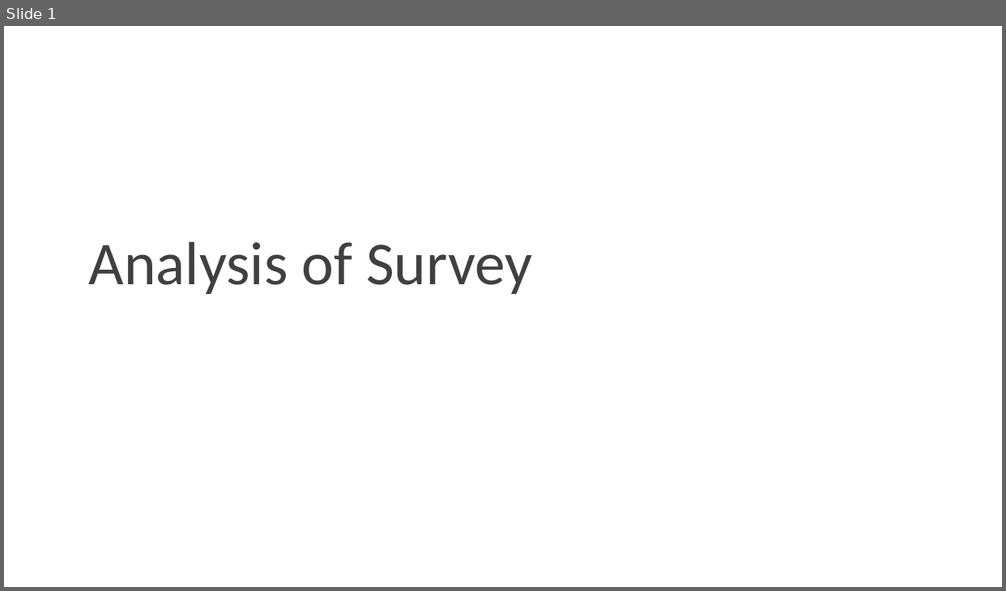
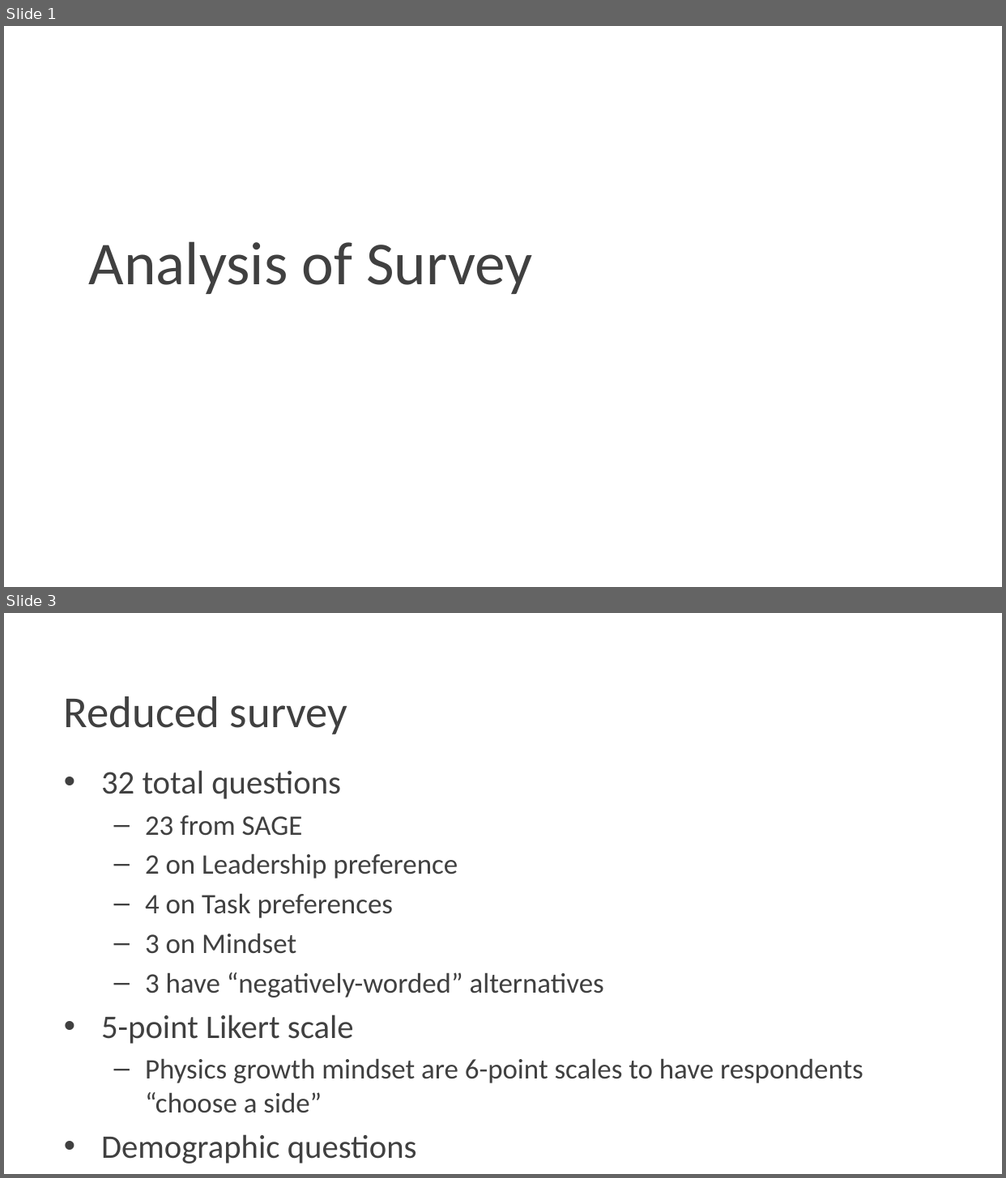
Before and after one commit to Pontigre/PER_analysis, a slide deck: Analysis_explanation.pptx. Shown one above the other, each under a label of ours: slide 1 before the commit, slides 1 and 3 after it; the slides between them are not shown. The pictures are 1006x591 and 1006x1178 pixels, drawn with LibreOffice and Linux fonts; fonts in the diff are those of the drawing; background and template pictures are left out. Boxes give left, top, right and bottom in pixels: in the first picture for what was removed or moved away, otherwise in the second. Text is boxed around its words. In the diff, an @@ line names an element or a change of style, - is before the commit and + after.

```diff
--- a/Analysis_explanation.pptx
+++ b/Analysis_explanation.pptx
@@ slide 3 added at (4, 613, 1002, 1174), background picture (left out) @@
@@ title added at (64, 696, 348, 735), 32 pt, text #404040 @@
+Reduced survey
@@ text added at (101, 770, 863, 1114), 20.4 pt, text #404040 @@
+• 32 total questions
+  – 23 from SAGE
+  – 2 on Leadership preference
+  – 4 on Task preferences
+  – 3 on Mindset
+  – 3 have “negatively-worded” alternatives
+• 5-point Likert scale
+  – Physics growth mindset are 6-point scales to have respondents “choose a side”
+• Demographic questions
```
Also in this commit, not shown: 14 slides changed, 4 other slides added, 1 slide removed.
